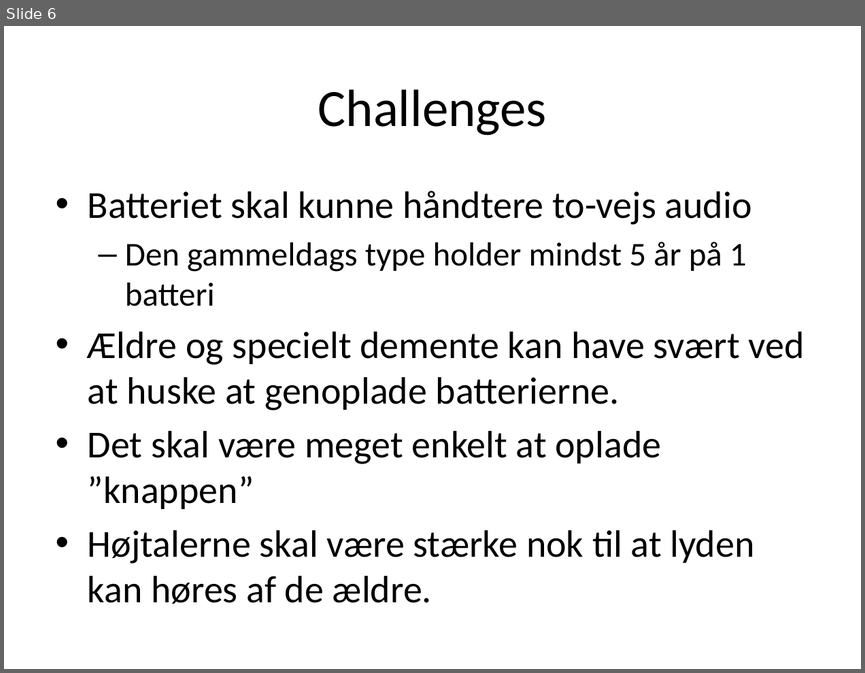
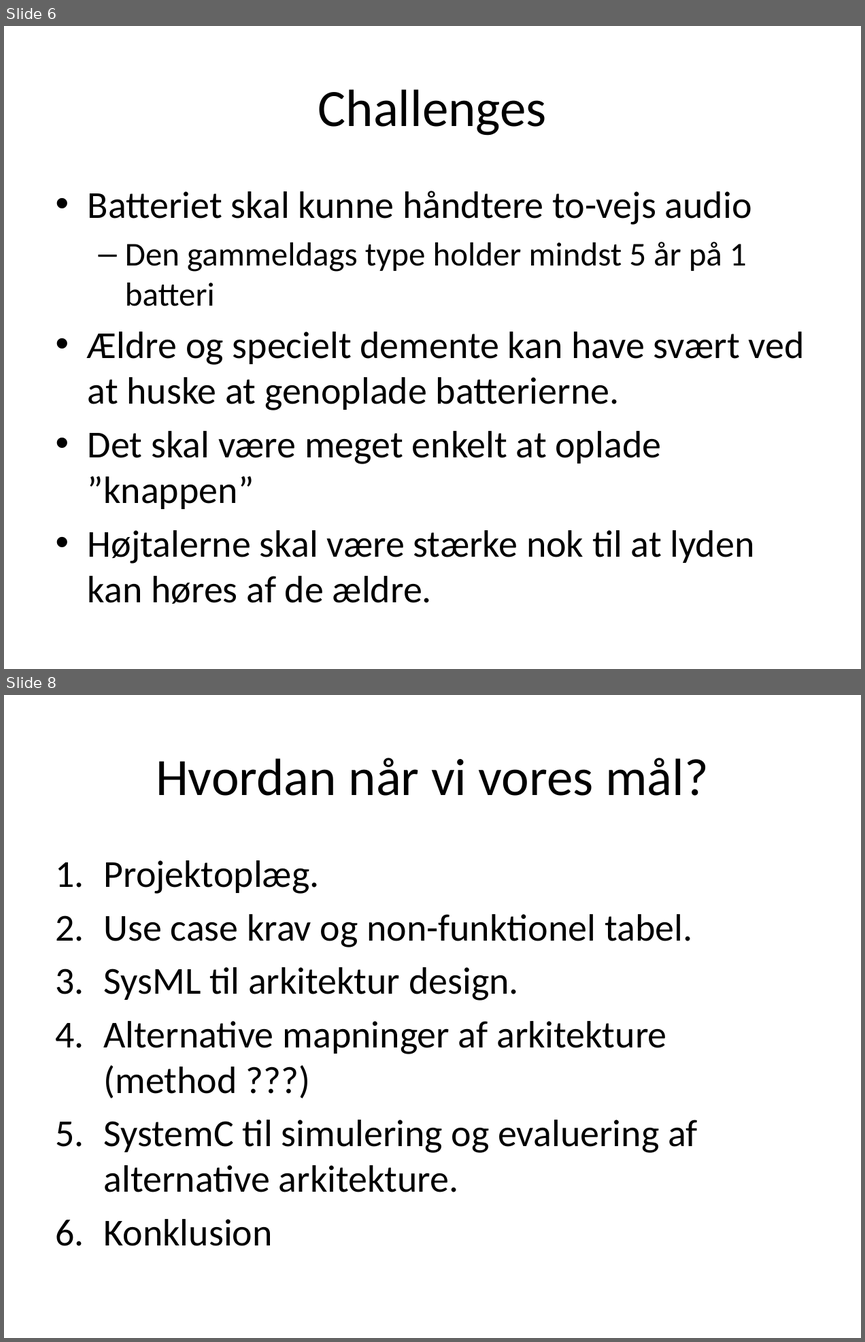
Before and after one commit to ahpoder/masterofit2009, a slide deck: syseng_hwco/proj/Artifact/Presentations/Presentation_11_02_11.pptx. Shown one above the other, each under a label of ours: slide 6 before the commit, slides 6 and 8 after it; the slides between them are not shown. The pictures are 865x673 and 865x1342 pixels, drawn with LibreOffice and Linux fonts; fonts in the diff are those of the drawing. Boxes give left, top, right and bottom in pixels: in the first picture for what was removed or moved away, otherwise in the second. Text is boxed around its words. In the diff, an @@ line names an element or a change of style, - is before the commit and + after.

```diff
--- a/syseng_hwco/proj/Artifact/Presentations/Presentation_11_02_11.pptx
+++ b/syseng_hwco/proj/Artifact/Presentations/Presentation_11_02_11.pptx
@@ slide 8 added at (4,695,861,1338), background #FFFFFF @@
@@ title added at (156,758,708,796), 44 pt, text #000000 @@
+Hvordan når vi vores mål?
@@ text added at (103,860,698,1246), 32 pt, text #000000 @@
+1. Projektoplæg.
+2. Use case krav og non-funktionel tabel.
+3. SysML til arkitektur design.
+4. Alternative mapninger af arkitekture (method ???)
+5. SystemC til simulering og evaluering af alternative arkitekture.
+6. Konklusion
```
Also in this commit, not shown: 4 other slides added, 1 slide removed, 1 other file.
